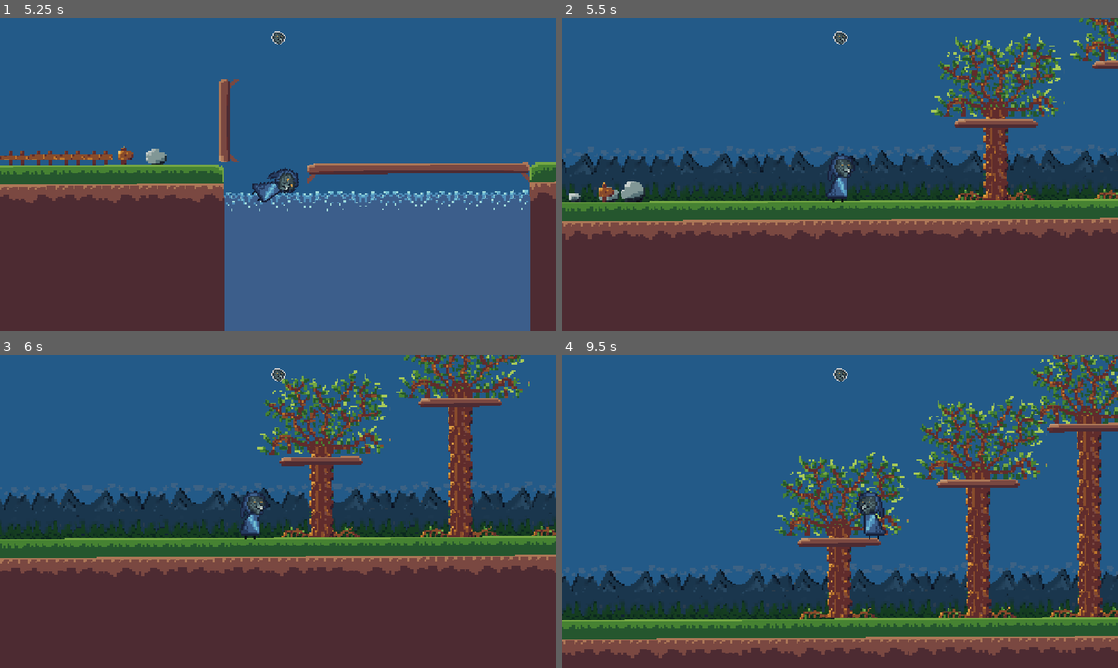
Above: before the commit, frames 1-4 (two rows, left to right).
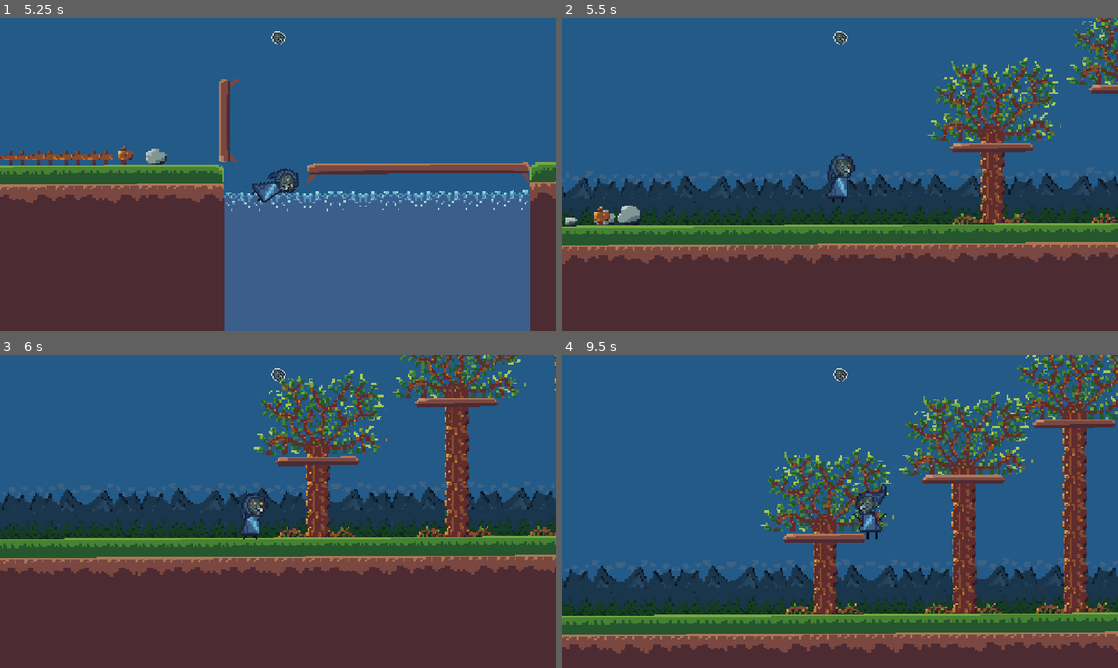
Above: after the commit, the same moments.

Repository: Viikuu/MaskGame
Game: Godot game, scene res://scenes/main_level_design.tscn
Same seed, same stepped clock (60 frames per second), same inputs: the game is played once before the commit and once after it. This scene is started directly instead of the project's main scene.
Inputs:
- Up to frame 1 (5.25 s): tap F every 0.75 s from 0.5 to 4.25 s; hold Right (move_right) 0.53-2.03 s; tap Enter (interact) at 0.6, 1.35, 2.3, 3.05, 3.8, 4.35, 5.1 s; tap Space (jump) at 0.77, 1.52, 3.02, 3.77, 4.52 s; hold Left (move_left) 2.03-4.28 s; tap M (mask_future) at 2.1 s; tap N (mask_now) at 2.85 s; tap B (mask_past) at 3.6 s; hold Right (move_right) from 4.28 s (still down)
- Up to frame 2 (5.5 s): keep holding Right (move_right)
- Up to frame 3 (6 s): keep holding Right (move_right); tap M (mask_future) at 5.85 s
- Up to frame 4 (9.5 s): tap Space (jump) at 6.02, 6.77, 7.52, 9.02 s; tap Enter (interact) at 6.05, 6.8, 7.55, 8.1, 8.85 s; tap N (mask_now) at 6.6 s; tap B (mask_past) at 7.35 s; release Right (move_right) at 8.03 s; hold Left (move_left) from 8.03 s (still down)

Frame 1 is identical in both runs. In frame 2, 36% of the frame differs, in the area x 0-100%, y 0-79%; in frame 3, 13%; in frame 4, 30%.

Commit message:
interactable fixes:

Diff:
--- a/scenes/checkpoint.tscn
+++ b/scenes/checkpoint.tscn
@@ -130,4 +130,4 @@
 shape = SubResource("CircleShape2D_vsimk")
 
 [node name="RespawnPoint" type="Node2D" parent="."]
-position = Vector2(21, 0)
+position = Vector2(23, -21)
--- a/scripts/interactable.gd
+++ b/scripts/interactable.gd
@@ -18,6 +18,7 @@
 	interacted.emit()
 	if (only_once):
 		get_parent().queue_free()
+		queue_free()
 
 func _draw() -> void:
 	if interactable_text:
--- a/scripts/player.gd
+++ b/scripts/player.gd
@@ -97,7 +97,7 @@
 	if not nearby_interactions:
 		return
 	for interaction in nearby_interactions:
-		if interaction.can_interact():
+		if interaction and interaction.can_interact():
 			interaction.interact()
 			if interaction.only_once:
 				nearby_interactions.erase(interaction)
